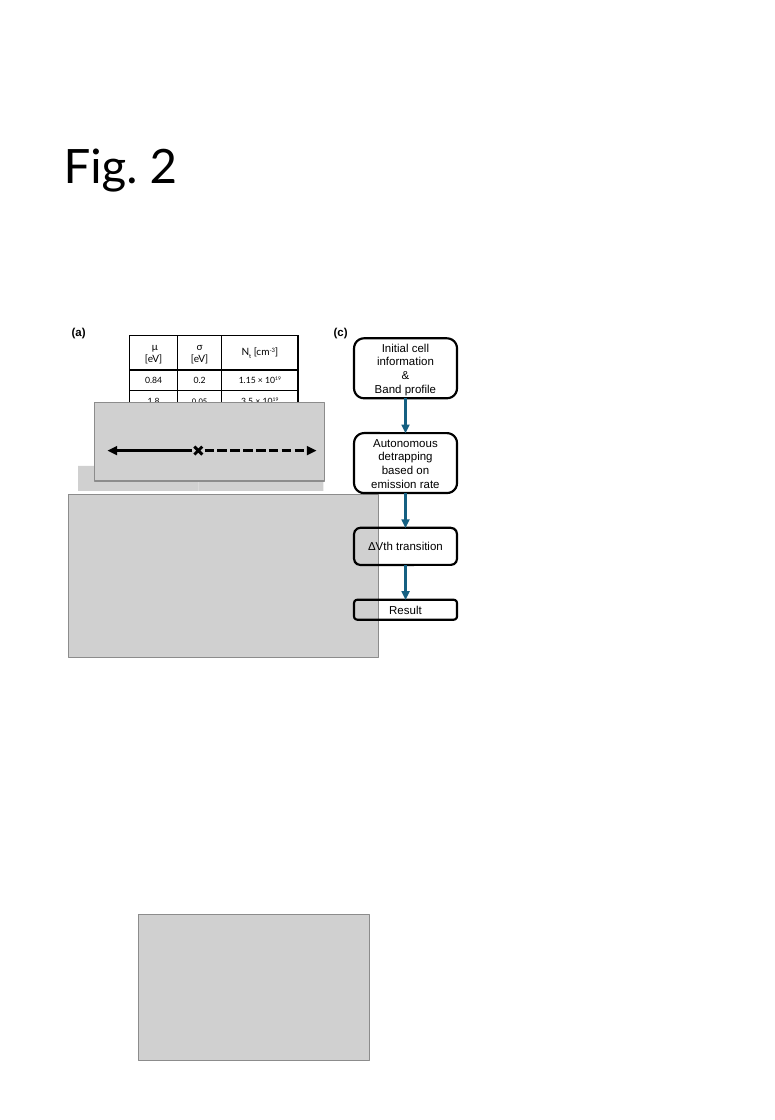
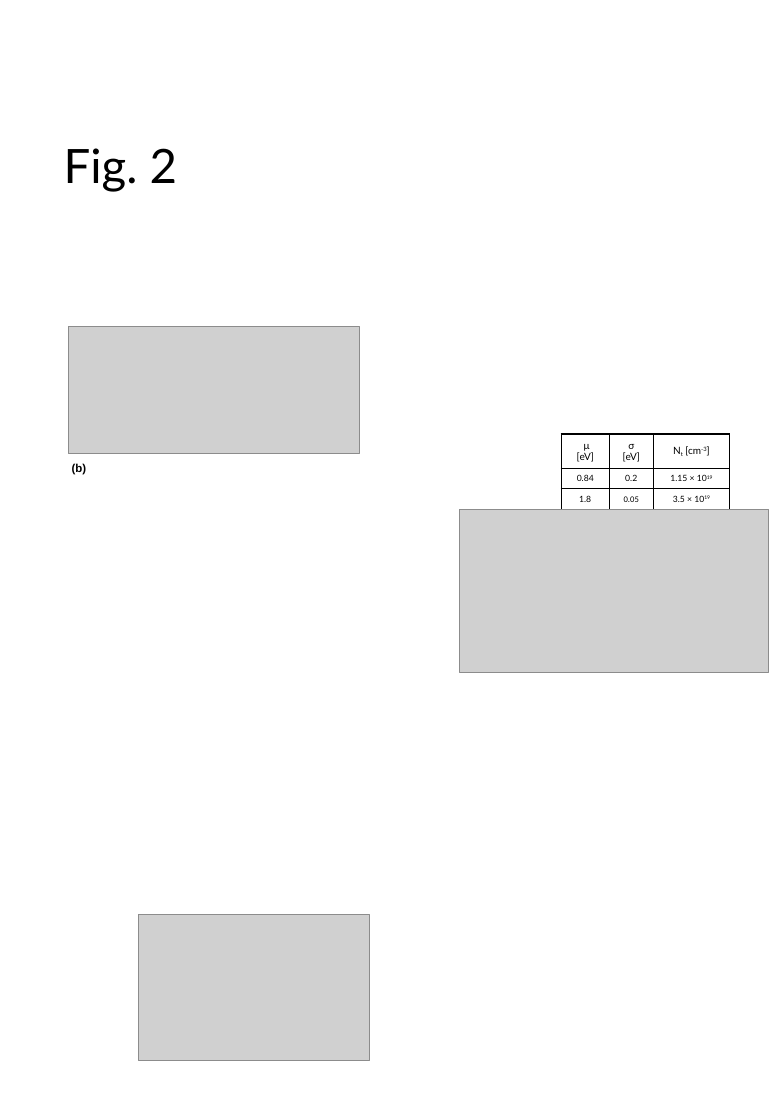
Before and after one commit to vectorcont62-dev/EDLtarget-manuscript-Mar, a slide deck: slide 3 of figures/Figures-EDL202602-manuscript.pptx. Drawn at 775x1120 pixels with LibreOffice and Linux fonts; fonts in the diff are those of the drawing; grey boxes stand for pictures. Boxes give left, top, right and bottom in pixels: in the first picture for what was removed or moved away, otherwise in the second. Text is boxed around its words. In the diff, an @@ line names an element or a change of style, - is before the commit and + after.

```diff
--- a/figures/Figures-EDL202602-manuscript.pptx
+++ b/figures/Figures-EDL202602-manuscript.pptx
@@ picture added at bbox=[68, 327, 360, 454] @@
@@ group removed at bbox=[334, 327, 458, 619]: 4 rounded rectangles, 3 arrows, 1 text @@
-Initial cell information
-&
-Band profile
-Autonomous detrapping based on emission rate
-ΔVth transition
-Result
-(c)
@@ table: place and size @@
-table at bbox=[129, 336, 298, 407]
+table at bbox=[561, 434, 730, 506]
@@ text added at bbox=[72, 463, 87, 475], 8 pt, text #000000, bold @@
+(b)
@@ group removed at bbox=[69, 402, 378, 657]: 4 pictures, 2 arrows, 1 cross @@
@@ picture added at bbox=[460, 509, 769, 673] @@
```
Also in this commit, not shown: 1 other slide changed, 10 other files.
